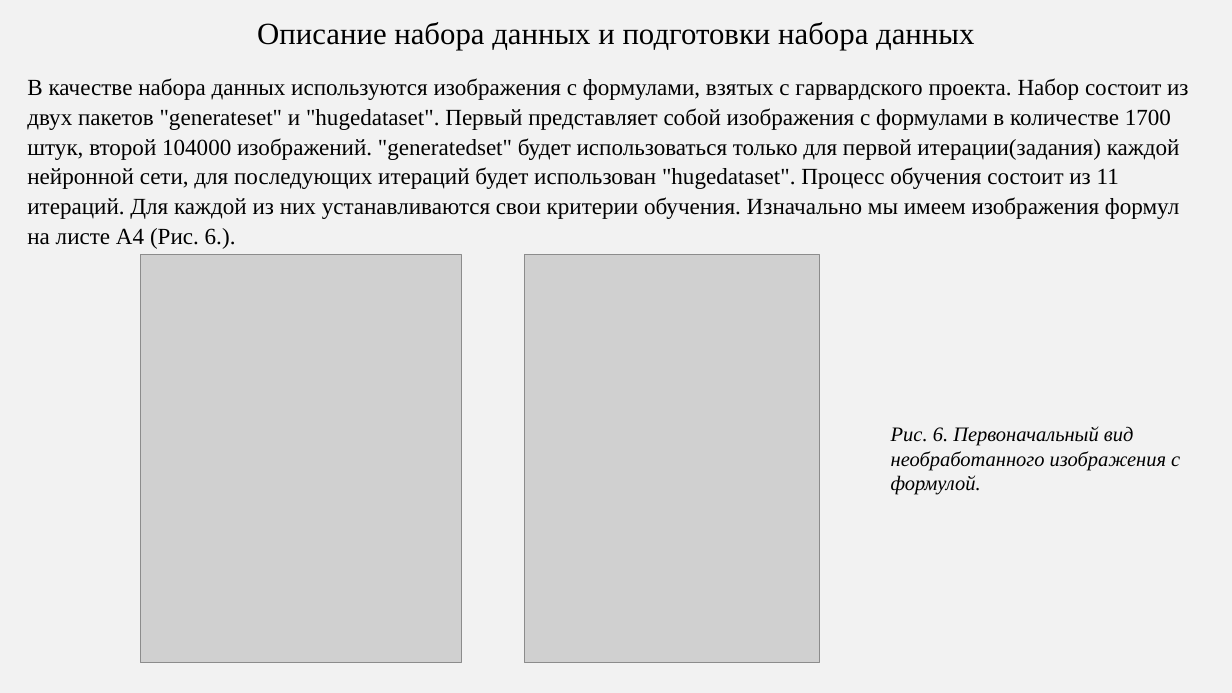
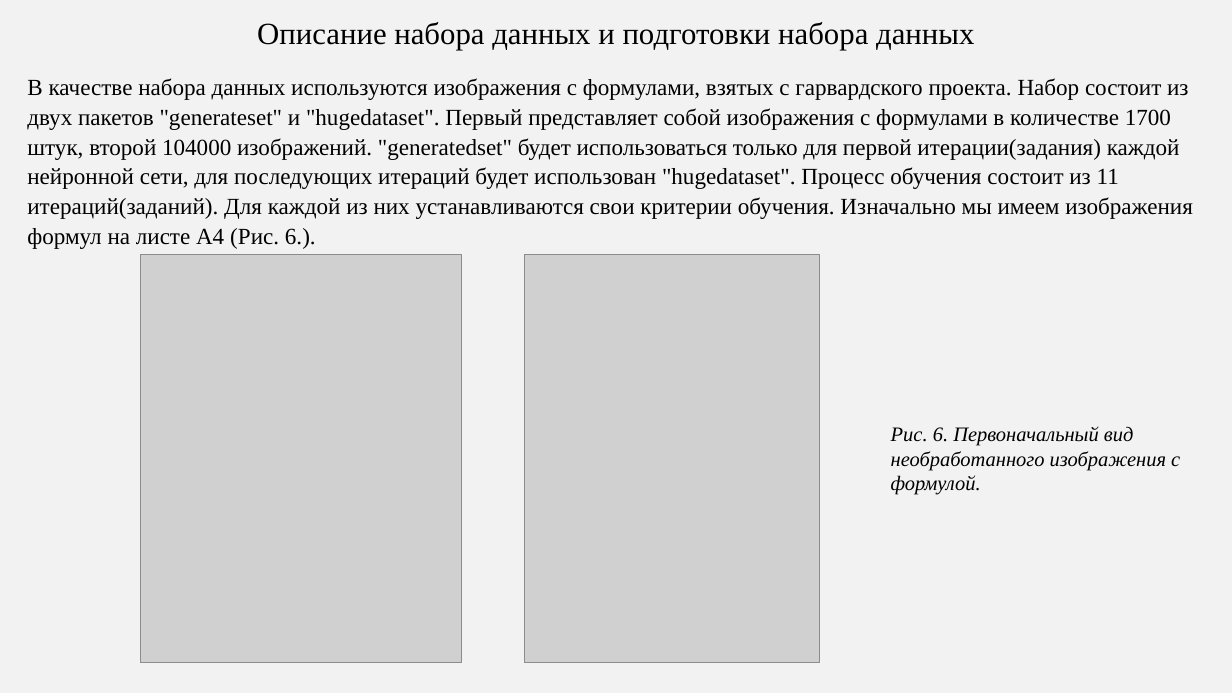
Before and after one commit to agoiga/rabota, a slide deck: slide 8 of Diplom.pptx (slide 11 before the commit). Drawn at 1232x693 pixels with LibreOffice and Linux fonts; fonts in the diff are those of the drawing; grey boxes stand for pictures. Boxes give left, top, right and bottom in pixels: in the first picture for what was removed or moved away, otherwise in the second. Text is boxed around its words. In the diff, an @@ line names an element or a change of style, - is before the commit and + after.

```diff
--- a/Diplom.pptx
+++ b/Diplom.pptx
@@ text at (x1=27, y1=78, x2=1193, y2=249): text changed @@
-В качестве набора данных используются изображения с формулами, взятых с гарвардского проекта. Набор состоит из двух пакетов "generateset" и "hugedataset". Первый представляет собой изображения с формулами в количестве 1700 штук, второй 104000 изображений. "generatedset" будет использоваться только для первой итерации(задания) каждой нейронной сети, для последующих итераций будет использован "hugedataset". Процесс обучения состоит из 11 итераций. Для каждой из них устанавливаются свои критерии обучения. Изначально мы имеем изображения формул на листе A4 (Рис. 6.).
+В качестве набора данных используются изображения с формулами, взятых с гарвардского проекта. Набор состоит из двух пакетов "generateset" и "hugedataset". Первый представляет собой изображения с формулами в количестве 1700 штук, второй 104000 изображений. "generatedset" будет использоваться только для первой итерации(задания) каждой нейронной сети, для последующих итераций будет использован "hugedataset". Процесс обучения состоит из 11 итераций(заданий). Для каждой из них устанавливаются свои критерии обучения. Изначально мы имеем изображения формул на листе A4 (Рис. 6.).
```
Also in this commit, not shown: 1 other slide changed, 5 slides removed.
